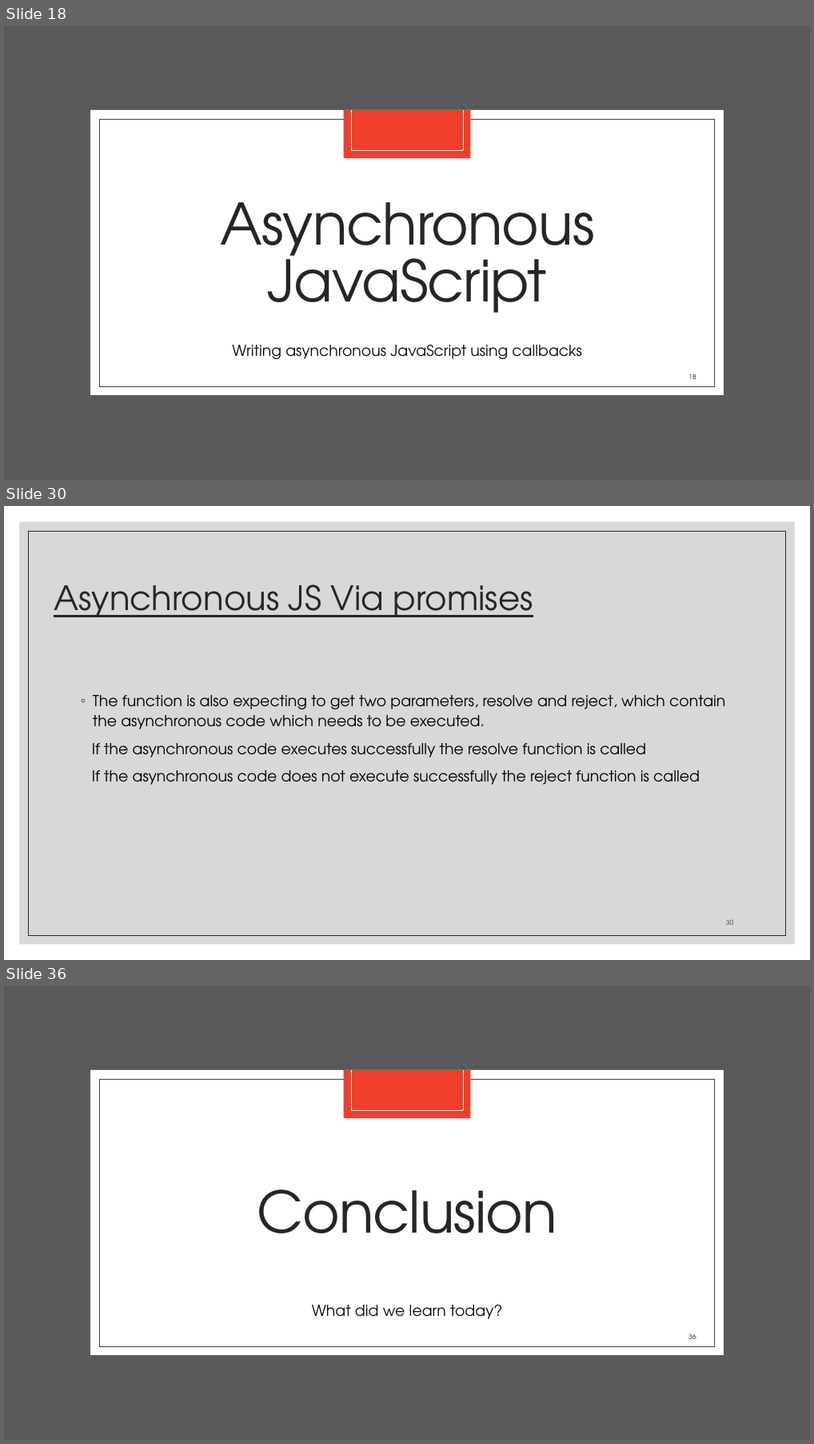
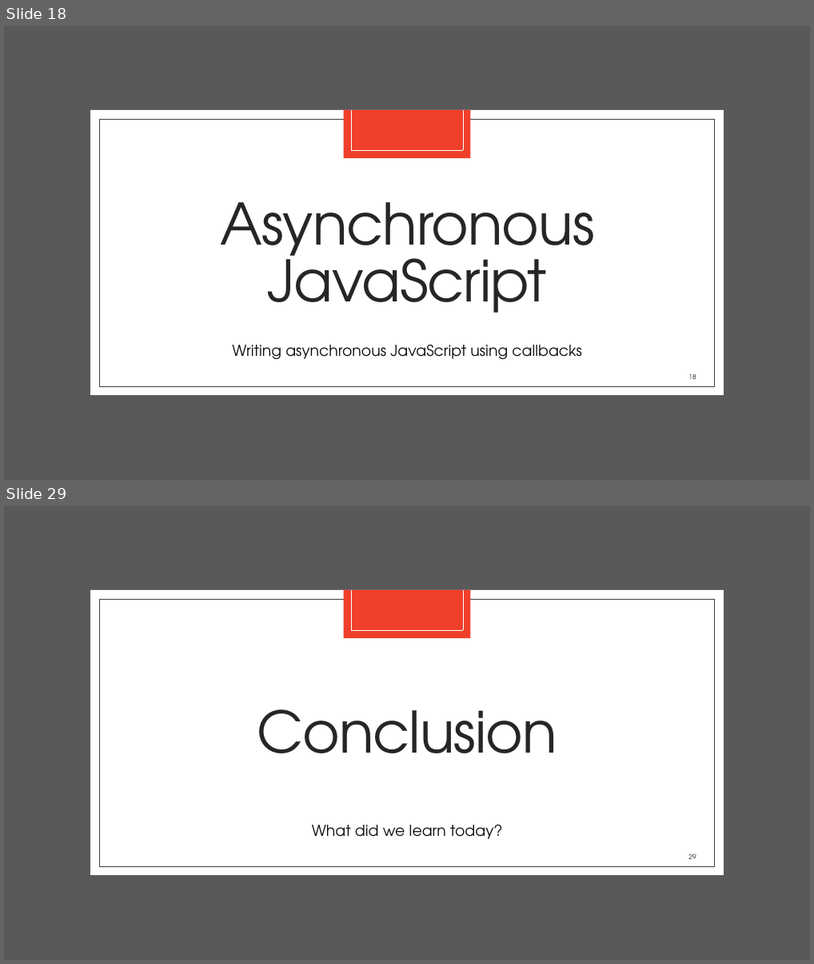
Before and after one commit to zackstotts/base-node-curriculum, a slide deck: unit_01/slides/Unit01-PartI.pptx. Shown one above the other, each under a label of ours: slides 18, 30 and 36 before the commit, slides 18 and 29 after it; the slides between them are not shown. The pictures are 814x1444 and 814x964 pixels, drawn with LibreOffice and Linux fonts; fonts in the diff are those of the drawing. Boxes give left, top, right and bottom in pixels: in the first picture for what was removed or moved away, otherwise in the second. Text is boxed around its words. In the diff, an @@ line names an element or a change of style, - is before the commit and + after.

```diff
--- a/unit_01/slides/Unit01-PartI.pptx
+++ b/unit_01/slides/Unit01-PartI.pptx
@@ slide 30 removed at (x1=4, y1=506, x2=810, y2=960), background #FFFFFF @@
@@ rectangle removed at (x1=20, y1=522, x2=795, y2=944) @@
@@ rectangle removed at (x1=29, y1=531, x2=786, y2=935) @@
@@ title removed at (x1=54, y1=584, x2=534, y2=617) @@
-Asynchronous JS Via promises
@@ text removed at (x1=92, y1=695, x2=726, y2=784) @@
-◦ The function is also expecting to get two parameters, resolve and reject, which contain the asynchronous code which needs to be executed.
-If the asynchronous code executes successfully the resolve function is called
-If the asynchronous code does not execute successfully the reject function is called
@@ page number removed at (x1=726, y1=920, x2=734, y2=924) @@
-30
@@ what was slide 36 is now slide 29 @@
@@ page number at (x1=689, y1=853, x2=696, y2=859): text changed @@
-36
+29
```
Also in this commit, not shown: 10 slides changed, 1 slide added, 7 other slides removed, 3 other files.
